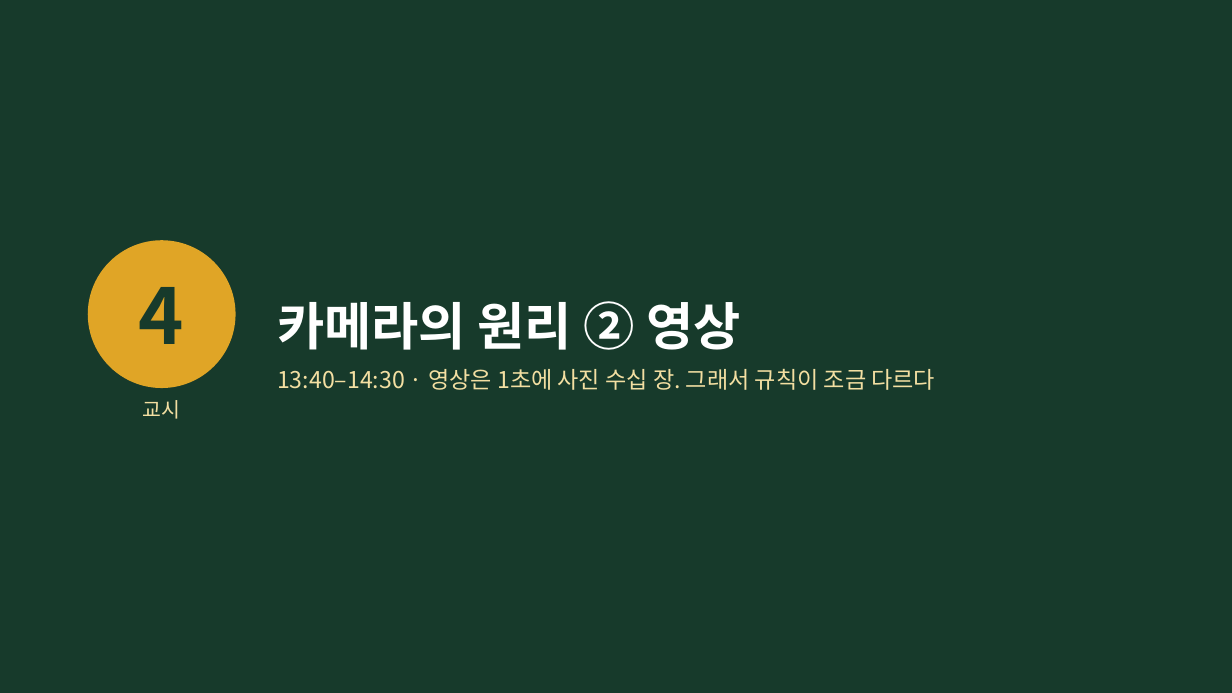
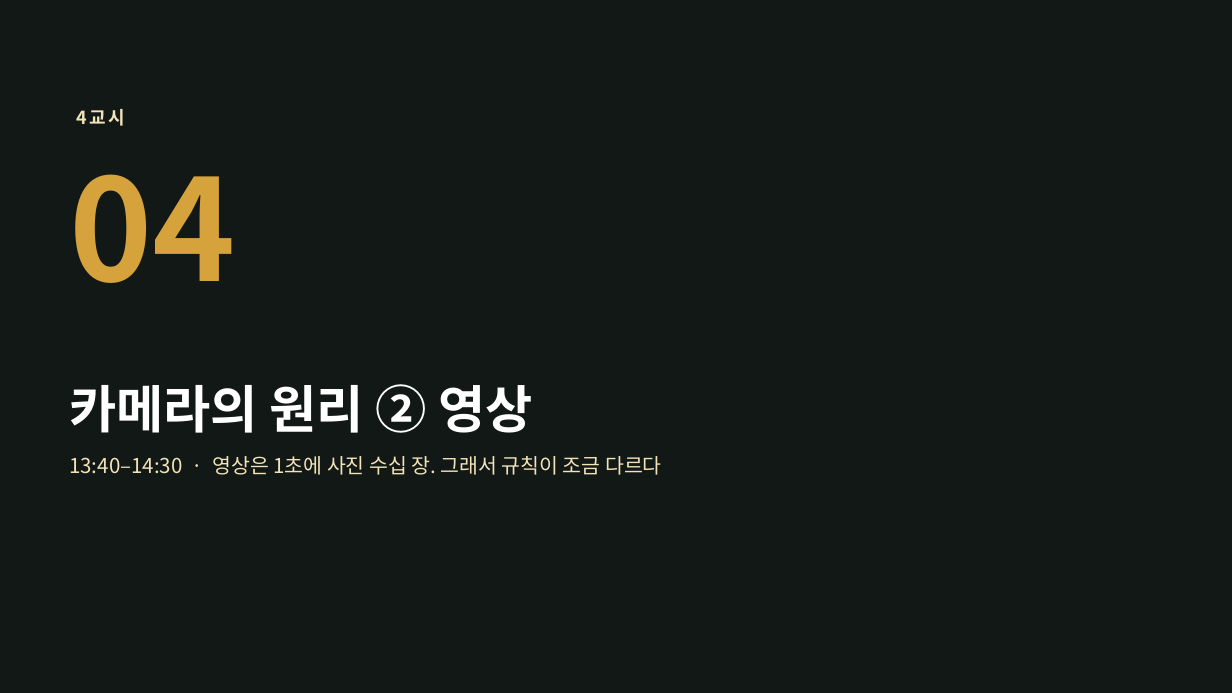
Before and after one commit to yujida/MARUBIT, a slide deck: slide 30 of lectures/01/1회차_보는눈_슬라이드.pptx (slide 27 before the commit). Drawn at 1232x693 pixels with LibreOffice and Linux fonts; fonts in the diff are those of the drawing; background and template pictures are left out. Boxes give left, top, right and bottom in pixels: in the first picture for what was removed or moved away, otherwise in the second. Text is boxed around its words. In the diff, an @@ line names an element or a change of style, - is before the commit and + after.

```diff
--- a/lectures/01/1회차_보는눈_슬라이드.pptx
+++ b/lectures/01/1회차_보는눈_슬라이드.pptx
@@ background #173A2B to picture (left out) @@
@@ text added at bbox=[77, 109, 126, 126], 14 pt, text #F2E3B8, bold @@
+4교시
@@ text added at bbox=[69, 174, 236, 283], 110 pt, text #D6A23C, bold @@
+04
@@ ellipse removed at bbox=[88, 240, 236, 388] @@
@@ text removed at bbox=[139, 287, 184, 344] @@
-4
@@ title "카메라의 원리 ② 영상": place and size @@
-title "카메라의 원리 ② 영상" at bbox=[277, 301, 740, 350]
+title "카메라의 원리 ② 영상" at bbox=[69, 384, 533, 433]
@@ text removed at bbox=[143, 400, 181, 419] @@
-교시
@@ text "13:40–14:30 · 영상은 1초에 사진 ...": place and size @@
-text "13:40–14:30 · 영상은 1초에 사진 ..." at bbox=[277, 369, 935, 390]
+text "13:40–14:30 · 영상은 1초에 사진 ..." at bbox=[69, 456, 662, 475]
@@ text "13:40–14:30 · 영상은 1초에 사진 ..." at bbox=[69, 456, 662, 475]: size 18 to 16 pt, text colour #F3DFA2 to #F2E3B8 @@
```
Also in this commit, not shown: 47 other slides changed, 9 slides added, 6 slides removed, 11 other files.
